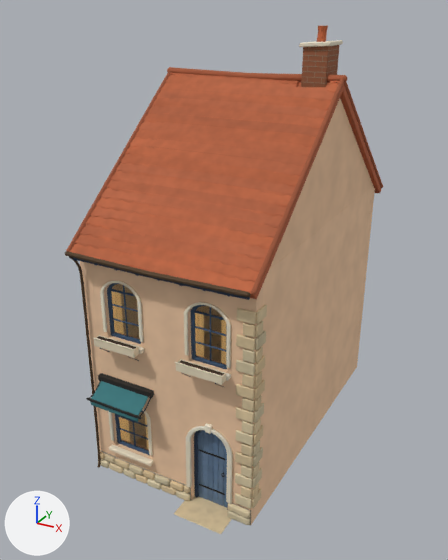
An edit to the Blender file assets/models/source/houses/storybook/Opposite_Opposite2_2.blend, drawn before and after from the same camera.
Rendered twice from a camera (50 mm lens) standing at (7.02, -9.99, 11.11) and looking at (-0.27, 3.27, 4.48). Every picture has the same lights, and +X, +Y and +Z are marked at lower left. The first picture is the older version.

In view in the first picture: 'Dach Dachflächen', 'Dach First und Ortgang', 'Dach Ziegelreihen', 'Dachrinne und Fallrohr', 'Ecksteine', 'Fassade', 'Fenster unten 0 Markise', 'Haustür Bretter', 'Haustür Platte', 'Schornstein 1', 'Seitenwand rechts', 'Sockelsteine' and 24 more.
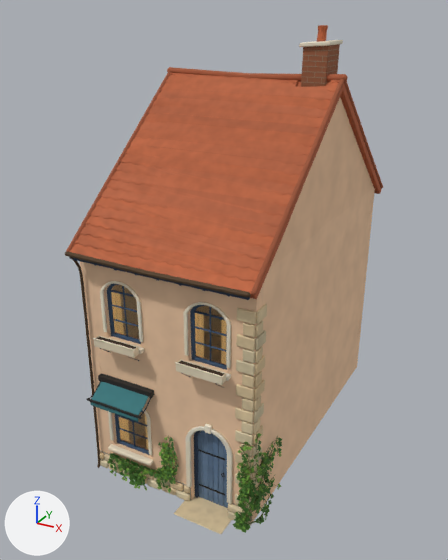
Where the change shows, as pixel boxes (x1, y1, x2, y2) in the pictures (448 x 560 px):
'ivy', added: after (109, 437, 282, 533)
'ivy_young', added: after (107, 433, 282, 532)
'stem', added: after (110, 434, 278, 524)

Diff of the bpy script that builds the scene:
```diff
--- a/assets/models/source/houses/storybook/Opposite_Opposite2_2.blend.py
+++ b/assets/models/source/houses/storybook/Opposite_Opposite2_2.blend.py
@@ mat_blatt_efeu_jung_frisch @@
+mat_blatt_efeu_jung_frisch = bpy.data.materials.new('Blatt Efeu jung frisch')
+# nodes: Attribute, BsdfPrincipled, Bump, HueSaturation, MapRange, MixRGB, OutputMaterial, RGB, TexCoord, TexNoise
+# colours: green #6b9438
@@ mat_blatt_efeu_frisch @@
+mat_blatt_efeu_frisch = bpy.data.materials.new('Blatt Efeu frisch')
+# nodes: Attribute, BsdfPrincipled, Bump, HueSaturation, MapRange, MixRGB, OutputMaterial, RGB, TexCoord, TexNoise
+# colours: dark green #426b29
@@ mat_stiel_frisch @@
+mat_stiel_frisch = bpy.data.materials.new('Stiel frisch')
+# nodes: Attribute, BsdfPrincipled, Bump, HueSaturation, MapRange, MixRGB, OutputMaterial, RGB, TexCoord, TexNoise
+# colours: dark yellow #666b38
@@ me_ivy_young @@
+me_ivy_young.from_pydata(...)  # 4641 vertices, 7854 faces; spans x -1.77..2.52, y -0.28..1.35, z -0.08..2.57
+me_ivy_young.polygons.foreach_set('use_smooth', [True] * 7854)
+me_ivy_young.materials.append(mat_blatt_efeu_jung_frisch)
@@ me_ivy @@
+me_ivy.from_pydata(...)  # 11349 vertices, 19206 faces; spans x -1.79..2.53, y -0.28..1.42, z -0.05..2.42
+me_ivy.polygons.foreach_set('use_smooth', [True] * 19206)
+me_ivy.materials.append(mat_blatt_efeu_frisch)
@@ me_stem @@
+me_stem.from_pydata(...)  # 21188 vertices, 19730 faces; spans x -1.74..2.48, y -0.24..1.4, z -0.01..2.6
+me_stem.polygons.foreach_set('use_smooth', [True] * 19730)
+me_stem.materials.append(mat_stiel_frisch)
@@ ob_ivy_young @@
+ob_ivy_young = bpy.data.objects.new('ivy_young', me_ivy_young)
+ob_ivy_young.location = (0.0, 0.0, 0.0)
@@ ob_ivy @@
+ob_ivy = bpy.data.objects.new('ivy', me_ivy)
+ob_ivy.location = (0.0, 0.0, 0.0)
@@ ob_stem @@
+ob_stem = bpy.data.objects.new('stem', me_stem)
+ob_stem.location = (0.0, 0.0, 0.0)
```
